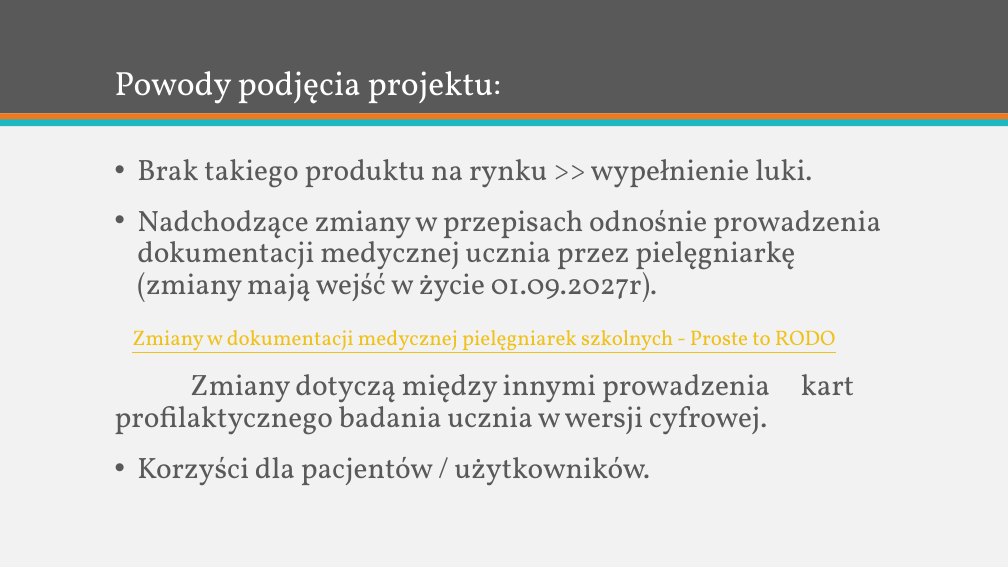
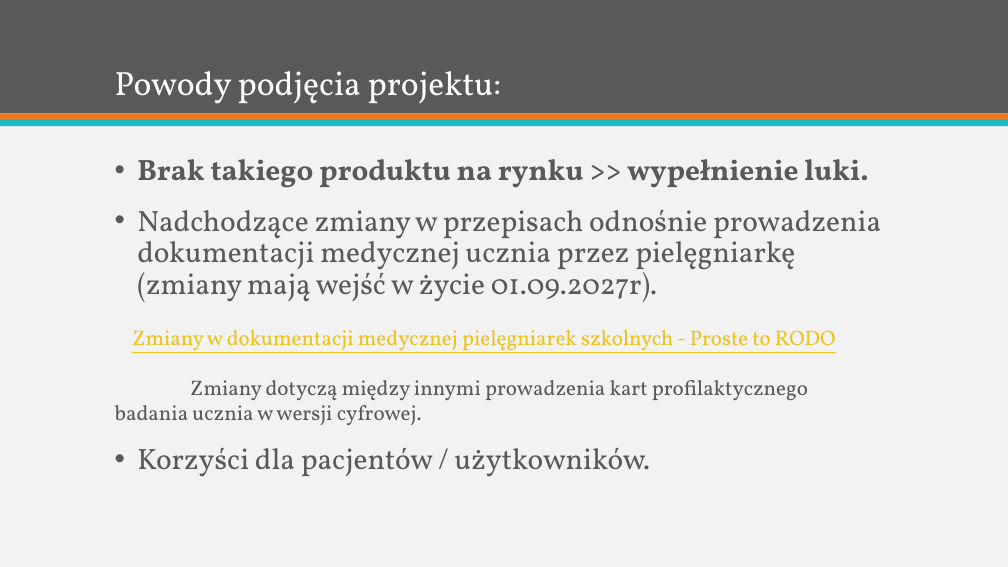
Before and after one commit to jakubpolczynski/Gabinet-Profilaktyki-Medycznej, a slide deck: slide 2 of Dokumentacja/Uzasadnienie biznesowe/Uzasadnienie biznesowe.pptx. Drawn at 1008x567 pixels with LibreOffice and Linux fonts; fonts in the diff are those of the drawing. Boxes give left, top, right and bottom in pixels: in the first picture for what was removed or moved away, otherwise in the second. Text is boxed around its words. In the diff, an @@ line names an element or a change of style, - is before the commit and + after.

Commit message:
skończona prezentacja uzasadnienie biznesowe
prezentacja w wersji finalnej

```diff
--- a/Dokumentacja/Uzasadnienie biznesowe/Uzasadnienie biznesowe.pptx
+++ b/Dokumentacja/Uzasadnienie biznesowe/Uzasadnienie biznesowe.pptx
@@ text at (115,159,868,425): bold on in "Brak takiego produktu na rynku >> wypełnienie ..."; size 28 to 20 pt in "Zmiany dotyczą między innymi prowadzenia kart profilaktyczne ..." @@
```
Also in this commit, not shown: 8 slides added, 10 slides removed.
